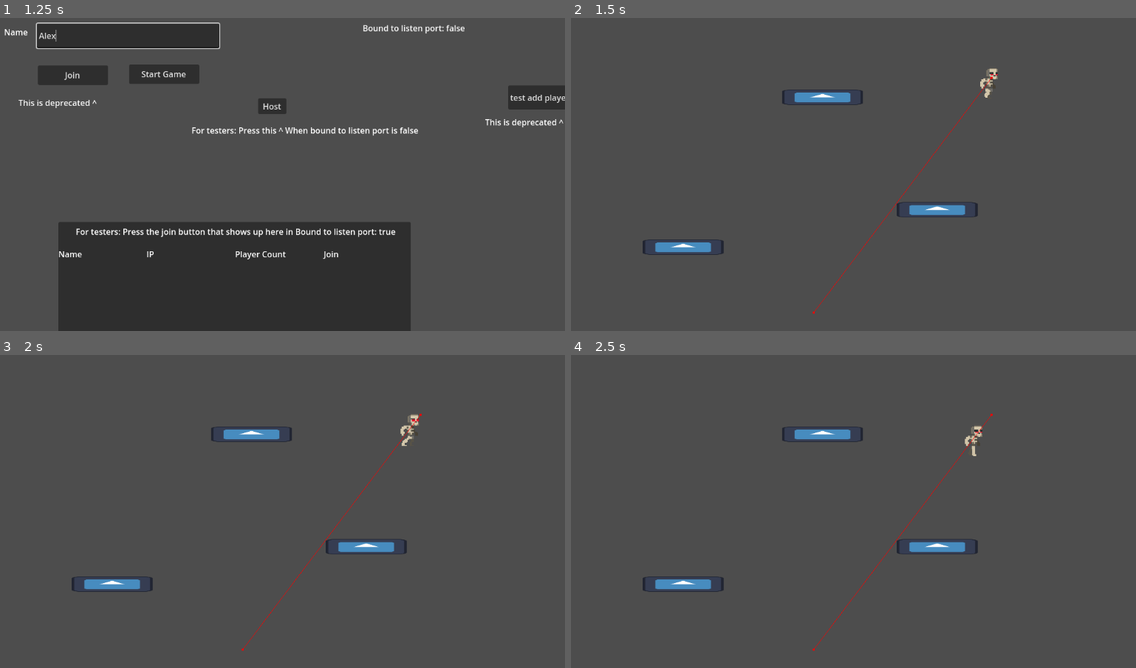
Above: before the commit, frames 1-4 (two rows, left to right).
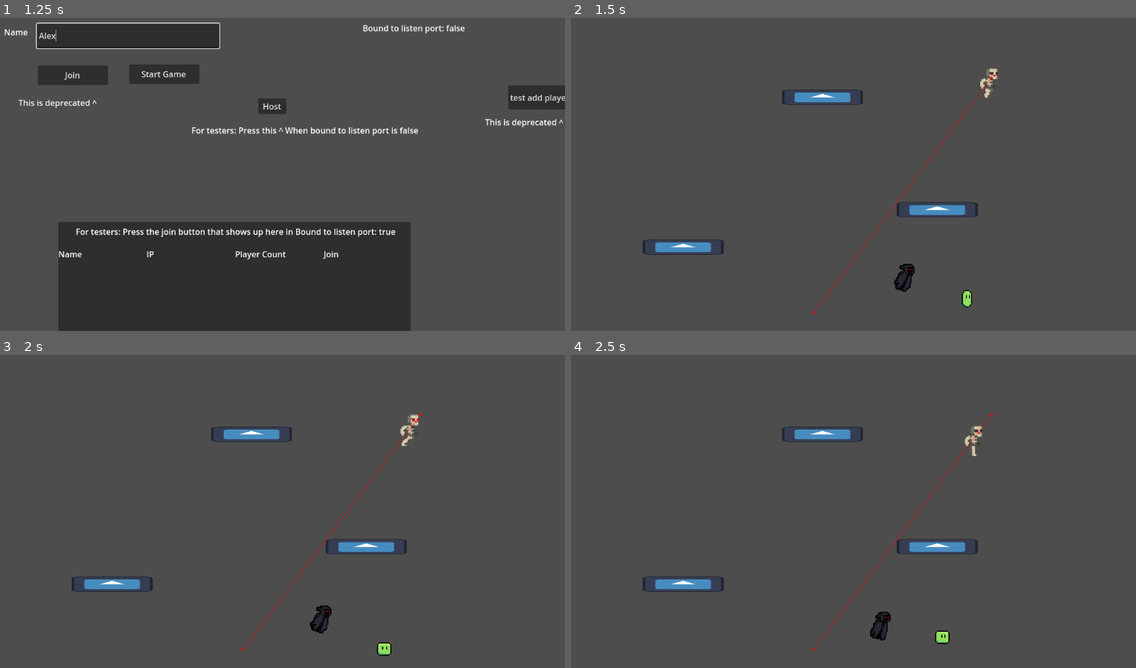
Above: after the commit, the same moments.

Repository: naixsu/CROCPNG
Game: Godot game, scene res://Scenes/Testing/NaixTestScenes/Multiplayer.tscn
The game is run twice, just before and just after one commit, with the same random seed, the same clock (stepped at 60 frames per second) and the same inputs. The engine's default icon, where the game draws it, is replaced by a stand-in: a white triangle on a blue panel in a dark square.
Inputs (mouse positions are in pixels of both pictures, inside the frame that each line leads up to):
- Up to frame 1 (1.25 s): click (129, 36) at 0.52 s; type "Alex" at 0.6 s
- Up to frame 2 (1.5 s): click "Start Game" at 1.25 s
- Up to frame 3 (2 s): no input
- Up to frame 4 (2.5 s): tap Enter (ui_accept) at 2, 2.27 s; move the mouse to (972, 486) at 2.02 s; press the mouse at (972, 486) at 2.03 s; hold D (Right) from 2.03 s (still down)

Frame 1 is identical in both runs. In frame 2, 0.3% of the frame differs, in the area x 57-71%, y 78-93%; in frame 3, 0.3%; in frame 4, 0.3%, in the area x 52-68%, y 82-93%.

Commit message:
Added navigation agents to other enemies

Diff:
--- a/Scenes/Enemies/EnemyB/EnemyB.tscn
+++ b/Scenes/Enemies/EnemyB/EnemyB.tscn
@@ -175,6 +175,8 @@
 frame = 7
 frame_progress = 1.0
 
+[node name="NavigationAgent2D" type="NavigationAgent2D" parent="."]
+
 [node name="CollisionShape2D" type="CollisionShape2D" parent="."]
 position = Vector2(1, 2)
 shape = SubResource("RectangleShape2D_wtbqo")
--- a/Scenes/Enemies/EnemyC/EnemyC.tscn
+++ b/Scenes/Enemies/EnemyC/EnemyC.tscn
@@ -159,6 +159,8 @@
 sprite_frames = SubResource("SpriteFrames_yg01f")
 animation = &"run"
 
+[node name="NavigationAgent2D" type="NavigationAgent2D" parent="."]
+
 [node name="CollisionShape2D" type="CollisionShape2D" parent="."]
 position = Vector2(1, 18.5)
 shape = SubResource("RectangleShape2D_wtbqo")
--- a/Scenes/Testing/NaixTestScenes/TestMultiplayerScene.tscn
+++ b/Scenes/Testing/NaixTestScenes/TestMultiplayerScene.tscn
@@ -1,9 +1,11 @@
-[gd_scene load_steps=6 format=3 uid="uid://cgiky6rcbuxga"]
+[gd_scene load_steps=8 format=3 uid="uid://cgiky6rcbuxga"]
 
 [ext_resource type="Script" path="res://Scripts/Testing/NaixTestScripts/TestMultiplayerScene.gd" id="1_cahup"]
 [ext_resource type="PackedScene" uid="uid://s741h0igfq5k" path="res://Scenes/Testing/NaixTestScenes/TestPlatforms.tscn" id="2_1merq"]
 [ext_resource type="PackedScene" uid="uid://bgucyml2yx36p" path="res://Scenes/Player/Player.tscn" id="3_8q6be"]
 [ext_resource type="PackedScene" uid="uid://bvfw8vhc4i3ac" path="res://Scenes/Enemies/EnemyA/EnemyA.tscn" id="3_jn6np"]
+[ext_resource type="PackedScene" uid="uid://b461wubwupbqh" path="res://Scenes/Enemies/EnemyB/EnemyB.tscn" id="4_v02mc"]
+[ext_resource type="PackedScene" uid="uid://bx77fvysan881" path="res://Scenes/Enemies/EnemyC/EnemyC.tscn" id="5_0qcgn"]
 
 [sub_resource type="NavigationPolygon" id="NavigationPolygon_qh2qy"]
 vertices = PackedVector2Array(592, 249, 972, 50, 1234, 344, 1077, 654, 495, 698, 406, 608)
@@ -30,6 +32,12 @@
 
 [node name="EnemyA" parent="Enemies" instance=ExtResource("3_jn6np")]
 position = Vector2(870, 153)
+
+[node name="EnemyB" parent="Enemies" instance=ExtResource("4_v02mc")]
+position = Vector2(711, 544)
+
+[node name="EnemyC" parent="Enemies" instance=ExtResource("5_0qcgn")]
+position = Vector2(832, 589)
 
 [node name="PlayerSpawnPoints" type="Node2D" parent="."]
 
